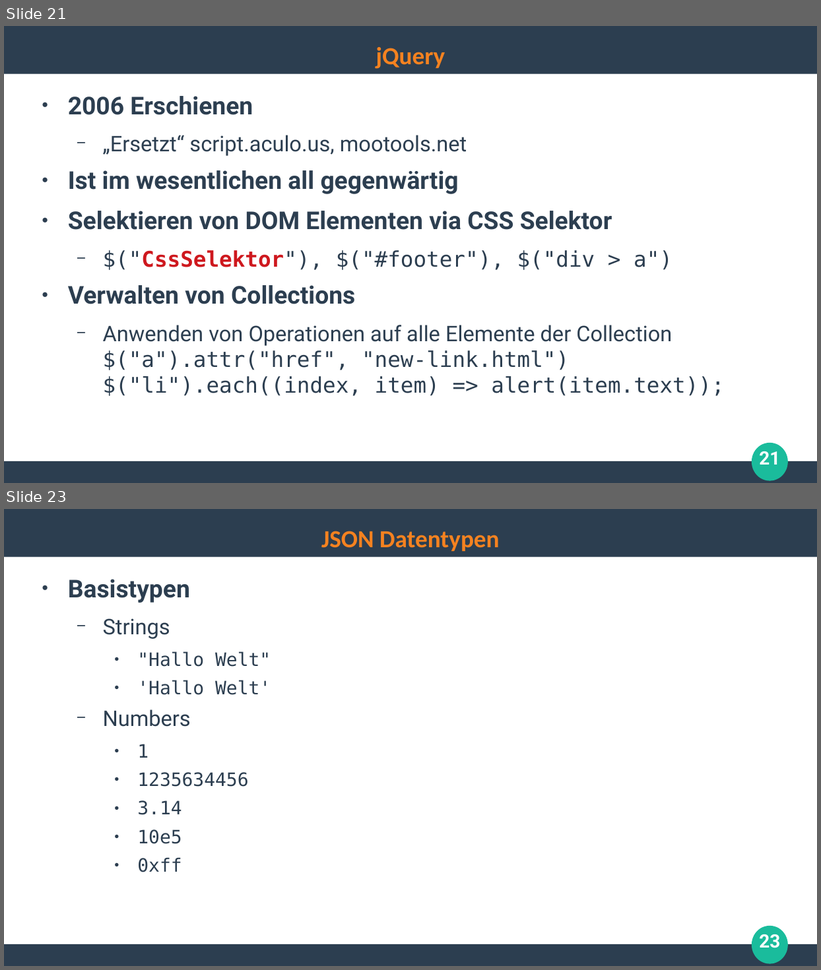
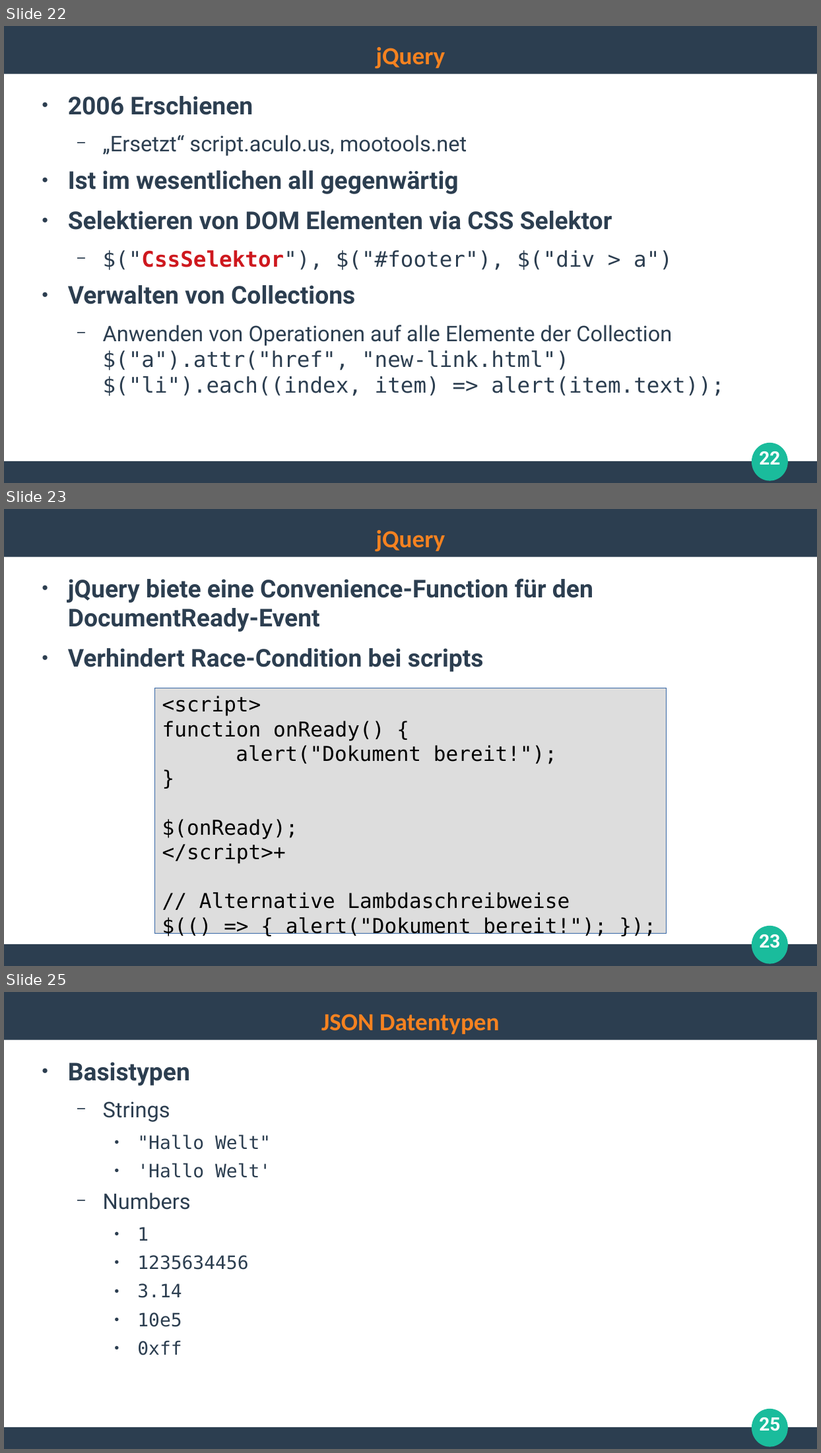
Before and after one commit to ghandmann/HS-AlbSig-WebAnwendungen2, a slide deck: Kapitel/01_Recap_HTML_CSS_JS.odp. Shown one above the other, each under a label of ours: slides 21 and 23 before the commit, slides 22, 23 and 25 after it; the slides between them are not shown. The pictures are 821x970 and 821x1453 pixels, drawn with LibreOffice and Linux fonts; fonts in the diff are those of the drawing. Boxes give left, top, right and bottom in pixels: in the first picture for what was removed or moved away, otherwise in the second. Text is boxed around its words. In the diff, an @@ line names an element or a change of style, - is before the commit and + after.

Commit message:
JSON, jQuery and onReady stuff

```diff
--- a/Kapitel/01_Recap_HTML_CSS_JS.odp
+++ b/Kapitel/01_Recap_HTML_CSS_JS.odp
@@ slide 23 added at (4, 509, 817, 966), background #FFFFFF; not listed: 3 template elements that a slide beside it also shows @@
@@ title added at (376, 530, 446, 552), 24 pt, text #F58220, bold @@
+jQuery
@@ text added at (68, 578, 593, 672), 24 pt, text #2C3E50, bold @@
+● jQuery biete eine Convenience-Function für den DocumentReady-Event
+● Verhindert Race-Condition bei scripts
@@ rectangle added at (155, 689, 667, 934), fill #DDDDDD, outline #3465A4 0 pt, 20 pt, text #000000 @@
+<script>
+function onReady() {
+alert("Dokument bereit!");
+}
+$(onReady);
+</script>+
+// Alternative Lambdaschreibweise
+$(() => { alert("Dokument bereit!"); });
@@ page number added at (759, 935, 780, 949), 18 pt, text #FFFFFF, bold @@
+23
@@ what was slide 21 is now slide 22 @@
@@ page number at (759, 452, 780, 465): text changed @@
-21
+22
@@ what was slide 23 is now slide 25 @@
@@ page number at (759, 1418, 780, 1432): text changed @@
-23
+25
```
Also in this commit, not shown: 2 slides changed, 1 other slide added.
